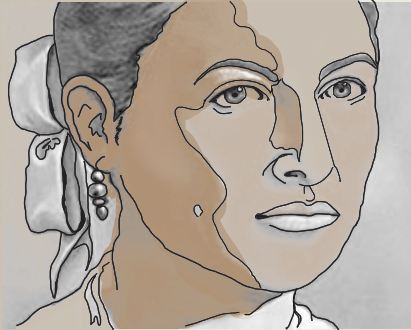
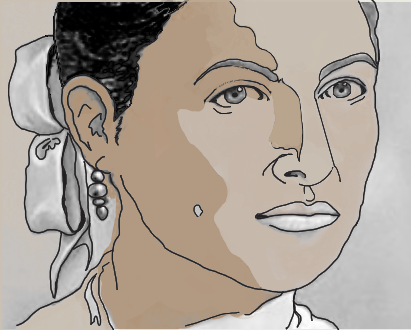
Two versions of the same layered image (411 × 330). Layer-by-layer changes:
added layer "Visible" (1st of 4) above "Visible" over [45,0,348,330]
added layer "Visible" (2nd of 4) above "Visible" over [45,0,348,330]
painted on "Visible" (3rd of 4) over [45,0,348,330]
